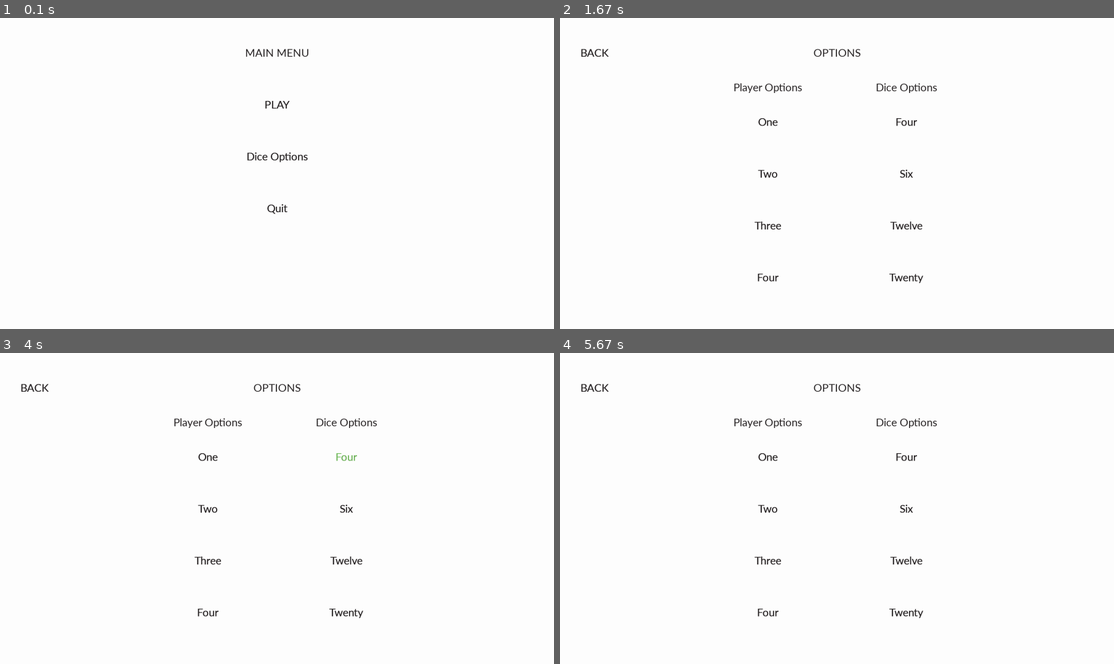
Above: before the commit, frames 1-4 (two rows, left to right).
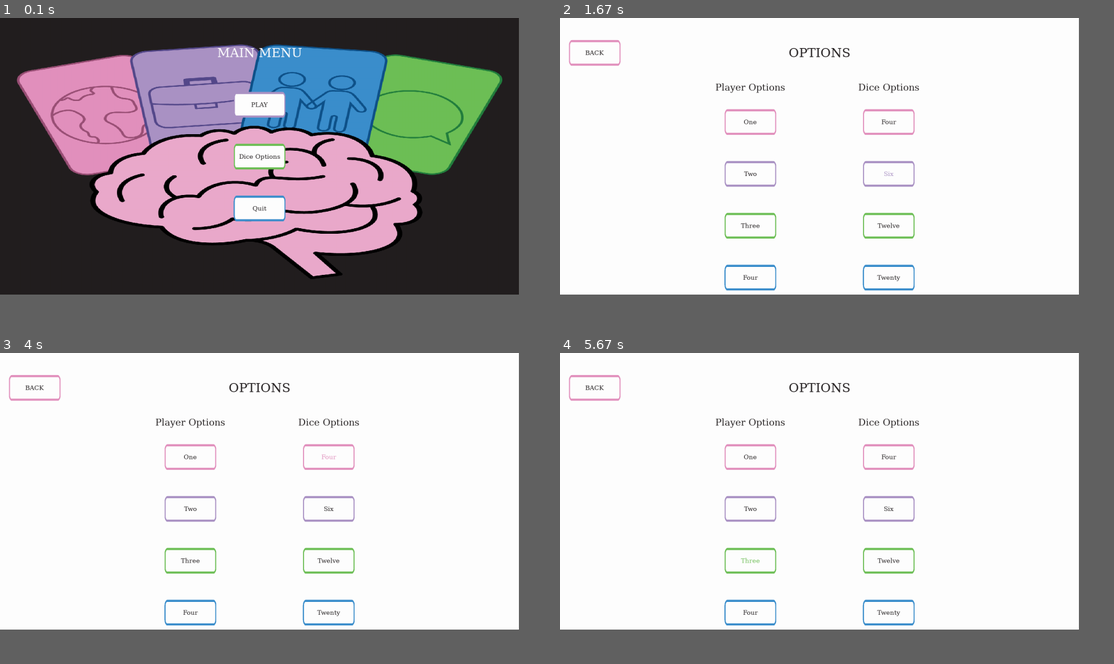
Above: after the commit, the same moments.

Repository: Freebet98/SocialSystemTrivia
Game: pygame game, started from GameGUI.py
Same seed, same stepped clock (60 frames per second), same inputs: the game is played once before the commit and once after it.
Inputs (mouse positions are in pixels of both pictures, inside the frame that each line leads up to):
- Up to frame 1 (0.1 s): no input
- Up to frame 2 (1.67 s): click (820, 154) at 0.38 s; click (870, 217) at 0.72 s; click (659, 114) at 1.05 s; click (881, 179) at 1.38 s
- Up to frame 3 (4 s): click (271, 399) at 1.72 s; click "One" at 2.55 s; click (188, 433) at 2.88 s; click "Four" at 3.72 s
- Up to frame 4 (5.67 s): click (931, 443) at 4.05 s; click "Twenty" at 4.88 s; click (665, 474) at 5.22 s; click (742, 570) at 5.55 s
In our replay, the window is 900x506 before the commit and 843x450 after it. These sizes can differ from the game's own. Grey fills any space a smaller window leaves; there, only what the larger window draws over its background counts as a difference.

The runs differ from the first frame. In frame 1, 82% of the frame differs, in the area x 0-94%, y 0-89%; in frame 2, 2.9%; in frame 3, 2.9%; in frame 4, 2.9%.

Commit message:
Add files via upload

Diff:
--- a/GameGUI.py
+++ b/GameGUI.py
@@ -7,8 +7,12 @@
 pygame.init()
 # Variables
 # screen size
-width = 1600
-height = 900
+width = 1500
+height = 800
+
+# button size
+bWidth = 150
+bheight = 75
 
 # Colors
 # language color
@@ -30,8 +34,10 @@
 
 # Fonts
 # defining a font
-smallFont = pygame.font.SysFont('Corbel', 35)
-cardFont = pygame.font.SysFont('Corbel', 35)
+smallFont = pygame.font.SysFont('Rockwell', 20)
+largeFont = pygame.font.SysFont('Rockwell', 40)
+mediumFont = pygame.font.SysFont('Rockwell', 30)
+cardFont = pygame.font.SysFont('Rockwell', 35)
 
 # images
 background = pygame.image.load('board-01.png')
@@ -40,6 +46,18 @@
 employCard = pygame.image.load('Employment2-01.jpg')
 cultCard = pygame.image.load('Culture2-01.jpg')
 relateCard = pygame.image.load('Relationship2-01.jpg')
+purpleButton = pygame.image.load('free button purple.png')
+purpleButton = pygame.transform.scale(purpleButton, (bWidth, bheight))
+pinkButton = pygame.image.load('free button pink.png')
+pinkButton = pygame.transform.scale(pinkButton, (bWidth, bheight))
+greenButton = pygame.image.load('free button green.png')
+greenButton = pygame.transform.scale(greenButton, (bWidth, bheight))
+blueButton = pygame.image.load('free button blue.png')
+blueButton = pygame.transform.scale(blueButton, (bWidth, bheight))
+menuOption01 = pygame.image.load('card menuu-01.png')
+menuOption01 = pygame.transform.scale(menuOption01,(width, height))
+menuOption02 = pygame.image.load('card menu again-01.png')
+menuOption02 = pygame.transform.scale(menuOption02, (width, height))
 
 # open window
 screen = pygame.display.set_mode((width, height))
@@ -52,7 +70,8 @@
 # dice value
 diceVal = 6
 players = 1
-boardArr = [(150, 825), (250, 725), (400, 750), (550, 800), (650, 820), (800, 790), (950, 760), (1100, 800), (1250, 825),
+boardArr = [(150, 825), (250, 725), (400, 750), (550, 800), (650, 820), (800, 790), (950, 760), (1100, 800),
+            (1250, 825),
             (1350, 850)]
 
 
@@ -67,8 +86,8 @@
 
         playMousePos = pygame.mouse.get_pos()
 
-        rollDiceButton = pygamebutton.Button(image=None, pos=(300, 100), text_input="Roll",
-                                             font=smallFont, base_color=blackColor, hovering_color=langColor)
+        rollDiceButton = pygamebutton.Button(image=pinkButton, pos=(300, 100), text_input="Roll",
+                                             font=smallFont, base_color=blackColor, hovering_color=cultColor)
         for button in [rollDiceButton]:
             button.changeColor(playMousePos)
             button.update(screen)
@@ -81,12 +100,14 @@
                 if rollDiceButton.checkForInput(playMousePos):
                     dice_roll = GameFunctions.roll_dice(diceVal)
 
-        counter += dice_roll
-        if counter > 0:
-            category = GameFunctions.check_spot(dice_roll, counter)
-            qa_rlst = GameFunctions.switch_dict(category)
-            lst_qa = qa_rlst[0]
-            ran_lst = qa_rlst[1]
+                    counter += dice_roll
+                    if counter > 0:
+                        category = GameFunctions.check_spot(dice_roll, counter)
+                        qa_rlst = GameFunctions.switch_dict(category)
+                        lst_qa = qa_rlst[0]
+                        ran_lst = qa_rlst[1]
+                        if trivia(lst_qa, ran_lst):
+                            pos += counter
         if players == 1:
             draw_circle(pos, blackColor, playScreen)
 
@@ -194,31 +215,31 @@
 
         option_mouse_pos = pygame.mouse.get_pos()
 
-        option_text = smallFont.render("OPTIONS", True, blackColor)
-        optionRect = option_text.get_rect(center=(800, 100))
-        dice_text = smallFont.render("Dice Options", True, blackColor)
-        dice_rect = dice_text.get_rect(center=(1000, 200))
-        playerText = smallFont.render("Player Options", True, blackColor)
-        playerRect = playerText.get_rect(center=(600, 200))
-
-        diceFourButton = pygamebutton.Button(image=None, pos=(1000, 300), text_input="Four",
-                                             font=smallFont, base_color=blackColor, hovering_color=langColor)
-        diceSixButton = pygamebutton.Button(image=None, pos=(1000, 450), text_input="Six",
-                                            font=smallFont, base_color=blackColor, hovering_color=langColor)
-        diceTwelveButton = pygamebutton.Button(image=None, pos=(1000, 600), text_input='Twelve',
+        option_text = largeFont.render("OPTIONS", True, blackColor)
+        optionRect = option_text.get_rect(center=(750, 100))
+        dice_text = mediumFont.render("Dice Options", True, blackColor)
+        dice_rect = dice_text.get_rect(center=(950, 200))
+        playerText = mediumFont.render("Player Options", True, blackColor)
+        playerRect = playerText.get_rect(center=(550, 200))
+
+        diceFourButton = pygamebutton.Button(image=pinkButton, pos=(950, 300), text_input="Four",
+                                             font=smallFont, base_color=blackColor, hovering_color=cultColor)
+        diceSixButton = pygamebutton.Button(image=purpleButton, pos=(950, 450), text_input="Six",
+                                            font=smallFont, base_color=blackColor, hovering_color=employColor)
+        diceTwelveButton = pygamebutton.Button(image=greenButton, pos=(950, 600), text_input='Twelve',
                                                font=smallFont, base_color=blackColor, hovering_color=langColor)
-        diceTwentyButton = pygamebutton.Button(image=None, pos=(1000, 750), text_input='Twenty',
-                                               font=smallFont, base_color=blackColor, hovering_color=langColor)
-        backButton = pygamebutton.Button(image=None, pos=(100, 100), text_input='BACK',
-                                         font=smallFont, base_color=blackColor, hovering_color=langColor)
-        playerOneButton = pygamebutton.Button(image=None, pos=(600, 300), text_input='One',
-                                              font=smallFont, base_color=blackColor, hovering_color=langColor)
-        playerTwoButton = pygamebutton.Button(image=None, pos=(600, 450), text_input='Two',
-                                              font=smallFont, base_color=blackColor, hovering_color=langColor)
-        playerThreeButton = pygamebutton.Button(image=None, pos=(600, 600), text_input='Three',
+        diceTwentyButton = pygamebutton.Button(image=blueButton, pos=(950, 750), text_input='Twenty',
+                                               font=smallFont, base_color=blackColor, hovering_color=relaColor)
+        backButton = pygamebutton.Button(image=pinkButton, pos=(100, 100), text_input='BACK',
+                                         font=smallFont, base_color=blackColor, hovering_color=cultColor)
+        playerOneButton = pygamebutton.Button(image=pinkButton, pos=(550, 300), text_input='One',
+                                              font=smallFont, base_color=blackColor, hovering_color=cultColor)
+        playerTwoButton = pygamebutton.Button(image=purpleButton, pos=(550, 450), text_input='Two',
+                                              font=smallFont, base_color=blackColor, hovering_color=employColor)
+        playerThreeButton = pygamebutton.Button(image=greenButton, pos=(550, 600), text_input='Three',
                                                 font=smallFont, base_color=blackColor, hovering_color=langColor)
-        playerFourButton = pygamebutton.Button(image=None, pos=(600, 750), text_input='Four',
-                                               font=smallFont, base_color=blackColor, hovering_color=langColor)
+        playerFourButton = pygamebutton.Button(image=blueButton, pos=(550, 750), text_input='Four',
+                                               font=smallFont, base_color=blackColor, hovering_color=relaColor)
 
         screen.blit(dice_text, dice_rect)
         screen.blit(option_text, optionRect)
@@ -260,20 +281,20 @@
     pygame.display.set_caption("Menu")
 
     while True:
-
-        screen.fill(whiteColor)
+        screen.fill(blackColor)
+        screen.blit(menuOption02, (0,0))
 
         menuMousePos = pygame.mouse.get_pos()
 
-        menuText = smallFont.render("MAIN MENU", True, blackColor)
-        menuRect = menuText.get_rect(center=(800, 100))
-
-        playButton = pygamebutton.Button(image=None, pos=(800, 250), text_input="PLAY",
-                                         font=smallFont, base_color=blackColor, hovering_color=langColor)
-        optionButton = pygamebutton.Button(image=None, pos=(800, 400), text_input="Dice Options",
+        menuText = largeFont.render("MAIN MENU", True, whiteColor)
+        menuRect = menuText.get_rect(center=(750, 100))
+
+        playButton = pygamebutton.Button(image=purpleButton, pos=(750, 250), text_input="PLAY",
+                                         font=smallFont, base_color=blackColor, hovering_color=employColor)
+        optionButton = pygamebutton.Button(image=greenButton, pos=(750, 400), text_input="Dice Options",
                                            font=smallFont, base_color=blackColor, hovering_color=langColor)
-        quitButton = pygamebutton.Button(image=None, pos=(800, 550), text_input="Quit",
-                                         font=smallFont, base_color=blackColor, hovering_color=langColor)
+        quitButton = pygamebutton.Button(image=blueButton, pos=(750, 550), text_input="Quit",
+                                         font=smallFont, base_color=blackColor, hovering_color=relaColor)
 
         screen.blit(menuText, menuRect)
 
@@ -307,6 +328,7 @@
 def draw_circle(pos, color, display):
     pygame.draw.circle(display, color, pos, 10)
 
+
 def trivia(lst_qa, ran_lst):
     questions = lst_qa[0]
     answer = lst_qa[1]
@@ -316,11 +338,10 @@
     choice_three = ran_lst[2]
     choice_four = ran_lst[3]
 
-    #create new screen
-    #show question with choices below
-    #make choices button
-    #answer check true
+    # show question with choices below
+    # make choices button
+    # answer check true
 
 
 menu()
-#play_one()
+# play_one()
Binary file added: card menu again-01.png
Binary file added: card menuu-01.png
Binary file added: free button blue.png
Binary file added: free button green.png
Binary file added: free button pink.png
Binary file added: free button purple.png
